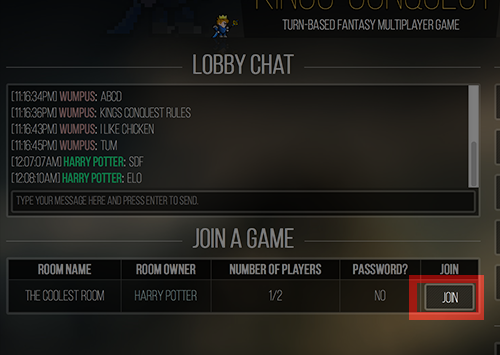
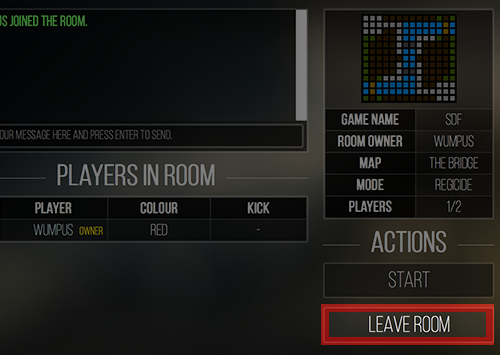
Before/after of a w=500, h=355 layered artwork. What changed in the layer stack:
painted on "Layer 5" over [321, 275, 494, 345]
added layer "Layer 9" above "Layer 8" over [0, 0, 500, 355]
added layer "Layer 8" above "Layer 7" over [0, 0, 500, 355]
added layer "Layer 7" above "Layer 6" over [0, 0, 500, 355]
added layer "Layer 6" above "Layer 4" over [0, 0, 500, 355]
